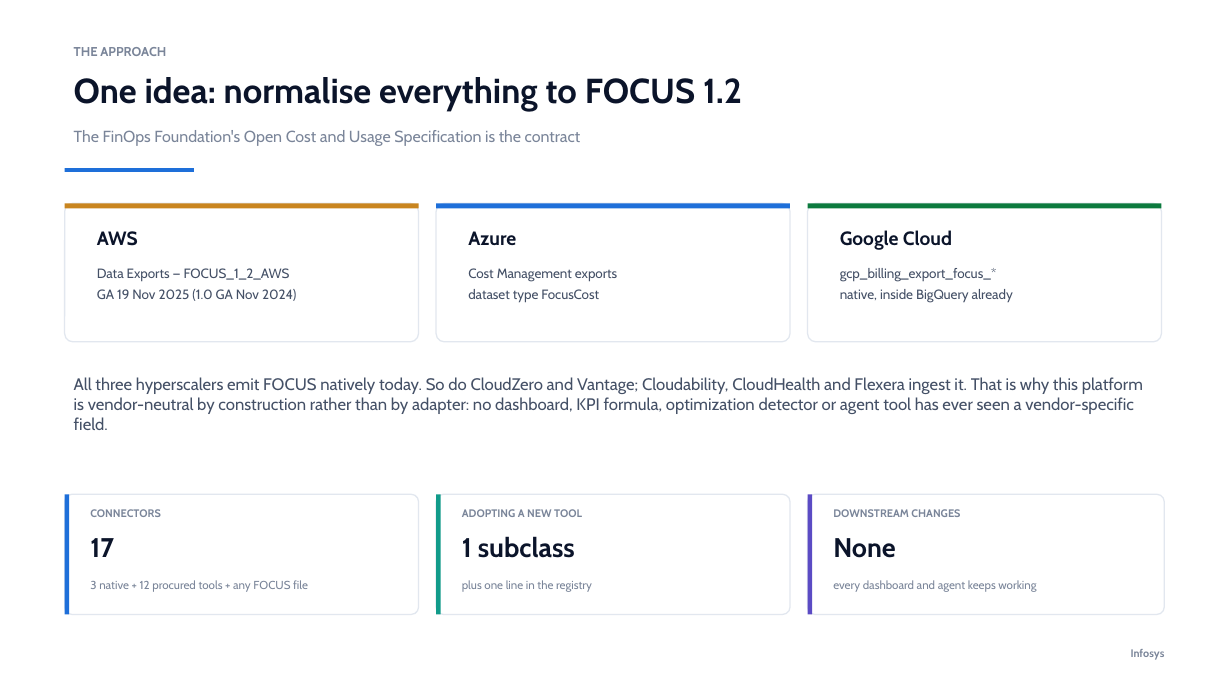
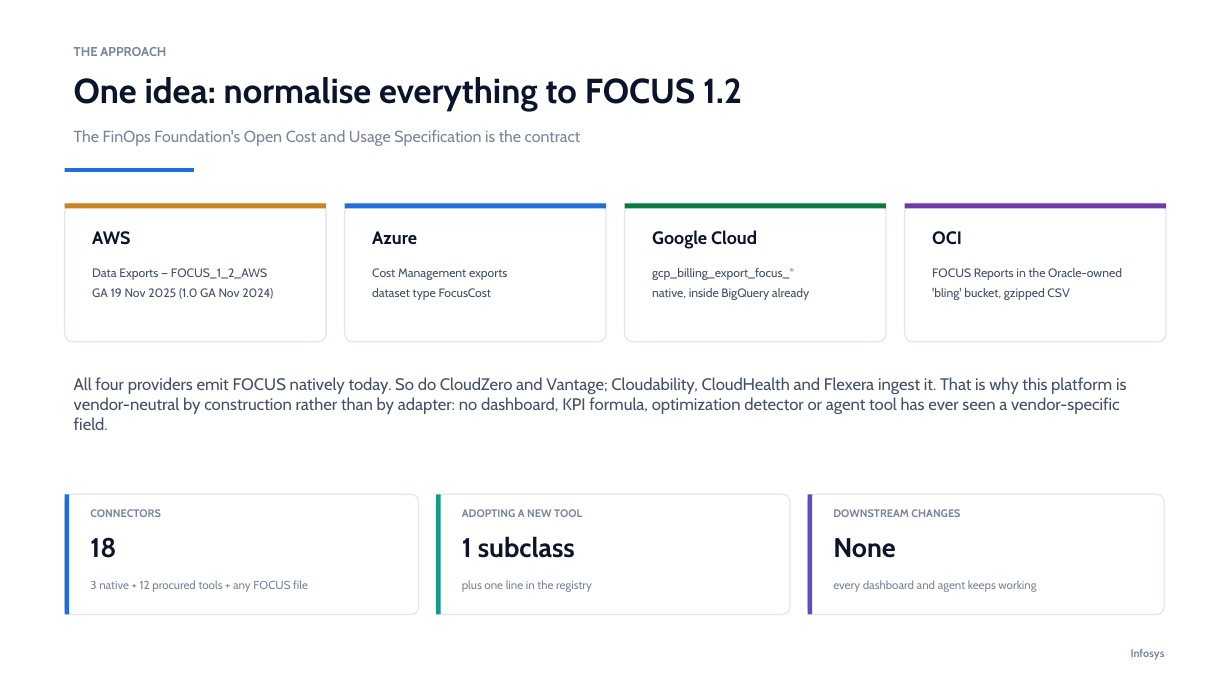
Before and after one commit to ajittgosavii/finops-gcp, a slide deck: slide 3 of Infosys_FinOps_GCP_Platform.pptx. Drawn at 1232x693 pixels with LibreOffice and Linux fonts; fonts in the diff are those of the drawing. Boxes give left, top, right and bottom in pixels: in the first picture for what was removed or moved away, otherwise in the second. Text is boxed around its words. In the diff, an @@ line names an element or a change of style, - is before the commit and + after.

```diff
--- a/Infosys_FinOps_GCP_Platform.pptx
+++ b/Infosys_FinOps_GCP_Platform.pptx
@@ rounded rectangle: place and size @@
-rounded rectangle at (65, 203, 419, 342)
+rounded rectangle at (65, 203, 326, 342)
@@ rectangle: place and size @@
-rectangle at (65, 203, 419, 209)
+rectangle at (65, 203, 326, 209)
@@ rounded rectangle: place and size @@
-rounded rectangle at (436, 203, 790, 342)
+rounded rectangle at (345, 203, 606, 342)
@@ rectangle: place and size @@
-rectangle at (436, 203, 790, 209)
+rectangle at (345, 203, 606, 209)
@@ rounded rectangle added at (625, 203, 886, 342), fill #FFFFFF, outline #E2E7EF 1 pt @@
@@ rectangle added at (625, 203, 886, 209), fill #0C7A3E @@
@@ rounded rectangle: place and size @@
-rounded rectangle at (808, 203, 1162, 342)
+rounded rectangle at (905, 203, 1166, 342)
@@ rectangle: place and size @@
-rectangle at (808, 203, 1162, 209)
+rectangle at (905, 203, 1166, 209)
@@ rectangle at (905, 203, 1166, 209): fill #0C7A3E to #6E3AA7 @@
@@ text "Azure": place and size @@
-text "Azure" at (468, 231, 516, 245)
+text "Azure" at (372, 231, 417, 244)
@@ size 15 to 14 pt in 3 elements at (92, 231, 130, 245), (372, 231, 417, 244), (652, 230, 757, 249) @@
@@ text "Google Cloud": place and size @@
-text "Google Cloud" at (840, 230, 952, 250)
+text "Google Cloud" at (652, 230, 757, 249)
@@ text added at (932, 231, 962, 245), 14 pt, text #0B142A, bold @@
+OCI
@@ text "Cost Management exports": place and size @@
-text "Cost Management exports" at (468, 268, 617, 303)
+text "Cost Management exports" at (372, 268, 507, 300)
@@ size 10.5 to 9.5 pt in 3 elements at (92, 268, 273, 299), (372, 268, 507, 300), (652, 268, 809, 300) @@
@@ text "gcp_billing_export_focus_*": place and size @@
-text "gcp_billing_export_focus_*" at (840, 268, 1013, 303)
+text "gcp_billing_export_focus_*" at (652, 268, 809, 300)
@@ text added at (932, 268, 1122, 300), 9.5 pt, text #445066 @@
+FOCUS Reports in the Oracle-owned
+'bling' bucket, gzipped CSV
@@ text at (74, 377, 1126, 430): text changed @@
-All three hyperscalers emit FOCUS natively today. So do CloudZero and Vantage; Cloudability, CloudHealth and Flexera ingest it. That is why this platform is vendor-neutral by construction rather than by adapter: no dashboard, KPI formula, optimization detector or agent tool has ever seen a vendor-specific field.
+All four providers emit FOCUS natively today. So do CloudZero and Vantage; Cloudability, CloudHealth and Flexera ingest it. That is why this platform is vendor-neutral by construction rather than by adapter: no dashboard, KPI formula, optimization detector or agent tool has ever seen a vendor-specific field.
@@ text at (90, 537, 116, 558): text changed @@
-17
+18
```
Also in this commit, not shown: 14 other slides changed, 24 other files.
